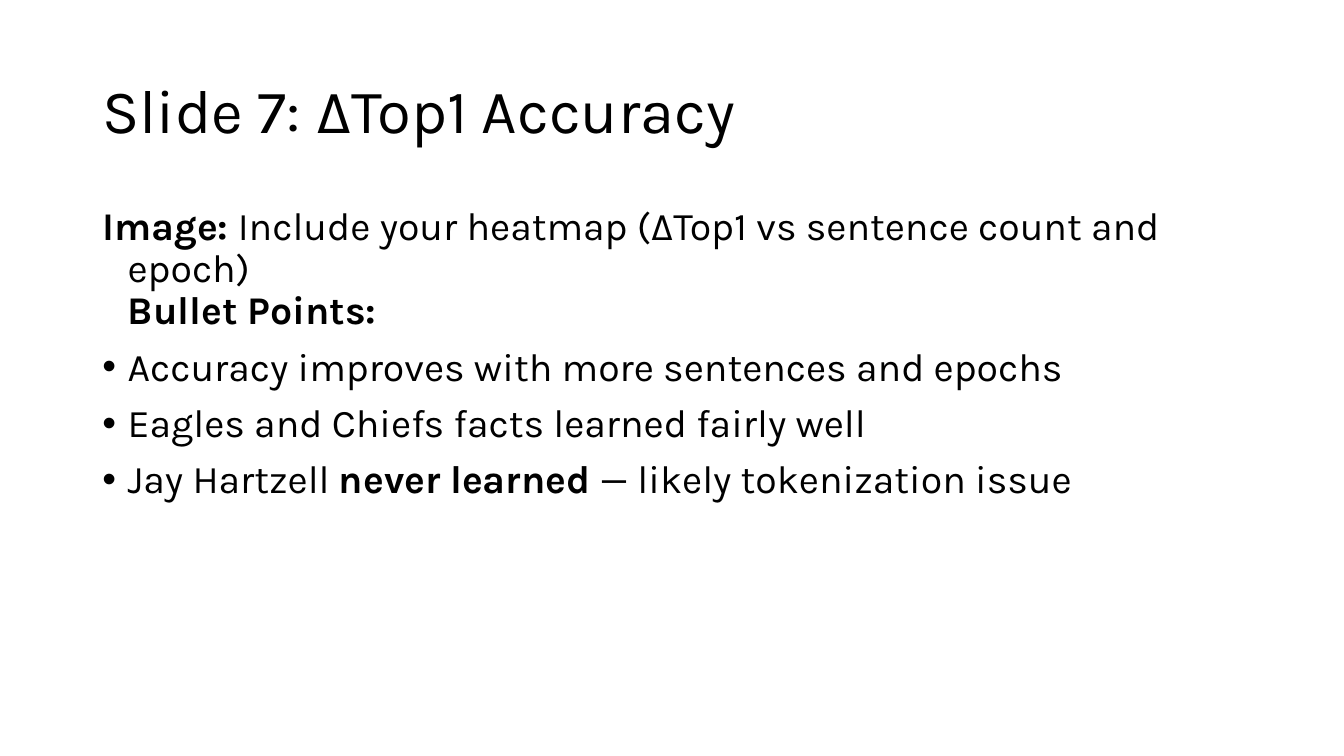
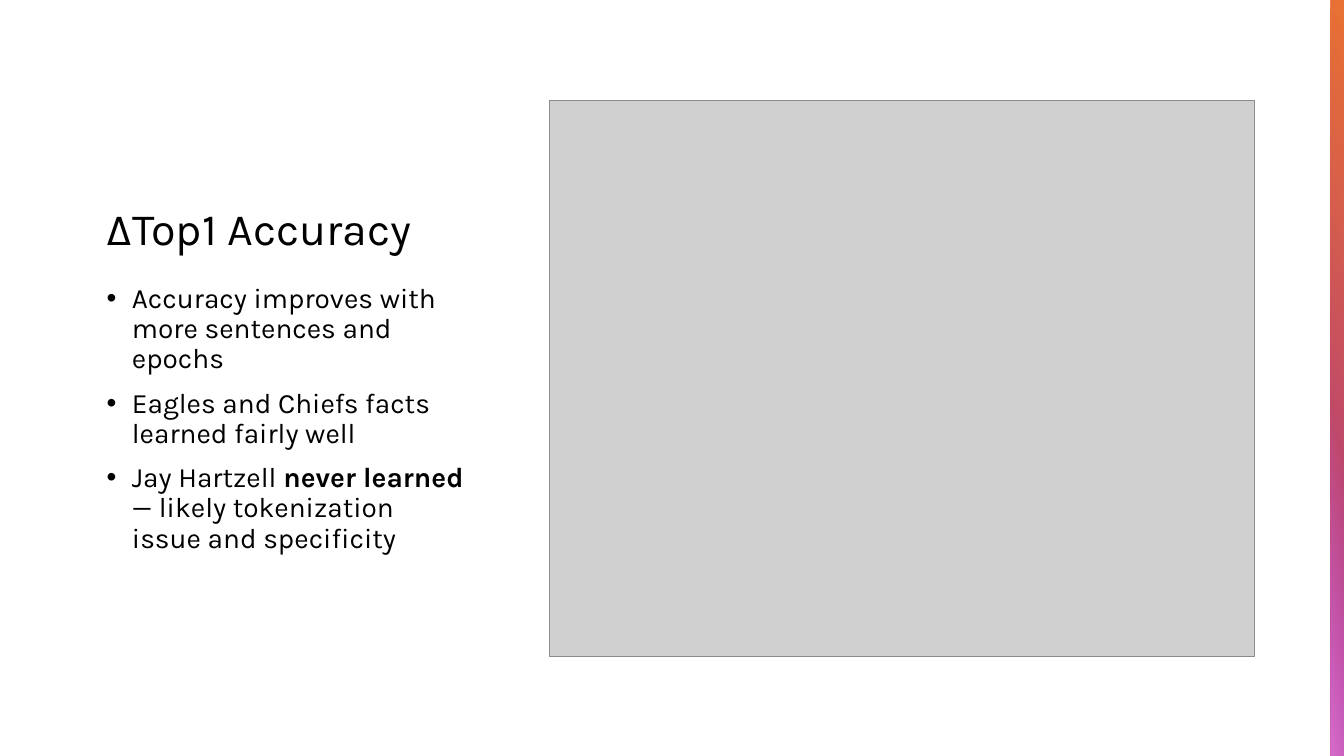
Before and after one commit to b1akp1astik/bert-fact-injection, a slide deck: slide 9 of presentation/Presentation.pptx (slide 7 before the commit). Drawn at 1344x756 pixels with LibreOffice and Linux fonts; fonts in the diff are those of the drawing; grey boxes stand for pictures. Boxes give left, top, right and bottom in pixels: in the first picture for what was removed or moved away, otherwise in the second. Text is boxed around its words. In the diff, an @@ line names an element or a change of style, - is before the commit and + after.

```diff
--- a/presentation/Presentation.pptx
+++ b/presentation/Presentation.pptx
@@ rectangle added at (x1=1331, y1=0, x2=1344, y2=756), fill gradient #E97132 to #A02B93 @@
@@ title "ΔTop1 Accuracy" at (x1=107, y1=216, x2=411, y2=256): vertical alignment middle to bottom @@
@@ picture added at (x1=549, y1=101, x2=1254, y2=657) @@
@@ text at (x1=102, y1=211, x2=1159, y2=325): paragraph removed @@
-Image: Include your heatmap (ΔTop1 vs sentence count and epoch)
-Bullet Points:
@@ title at (x1=107, y1=216, x2=411, y2=256): text changed; size 44 to 32 pt @@
-Slide 7: ΔTop1 Accuracy
+ΔTop1 Accuracy
@@ text "Accuracy improves with more sentences ..." moved from (x1=102, y1=211, x2=1159, y2=503) to (x1=132, y1=288, x2=463, y2=555) @@
@@ text at (x1=132, y1=288, x2=436, y2=450): size 28 to 20 pt in "Accuracy improves with more sentences and epochs", "Eagles and Chiefs facts learned fairly well" @@
@@ rectangle added at (x1=1331, y1=389, x2=1344, y2=756), fill gradient #D86ECC @@
@@ text at (x1=132, y1=467, x2=463, y2=555): text changed; size 28 to 20 pt @@
-• Jay Hartzell never learned — likely tokenization issue
+• Jay Hartzell never learned — likely tokenization issue and specificity
```
Also in this commit, not shown: 12 other slides changed, 4 slides added, 1 slide removed, 9 other files.
